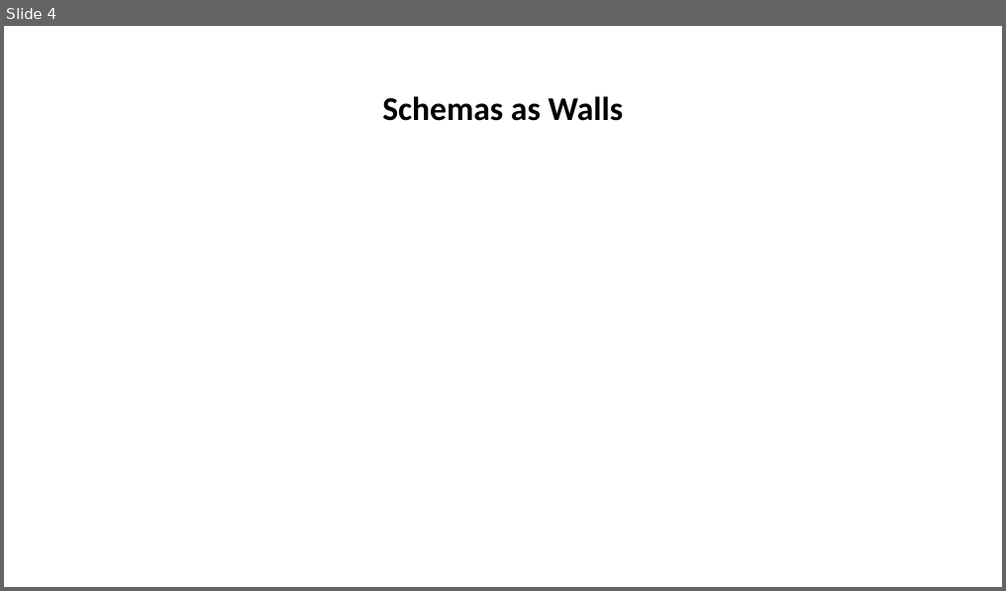
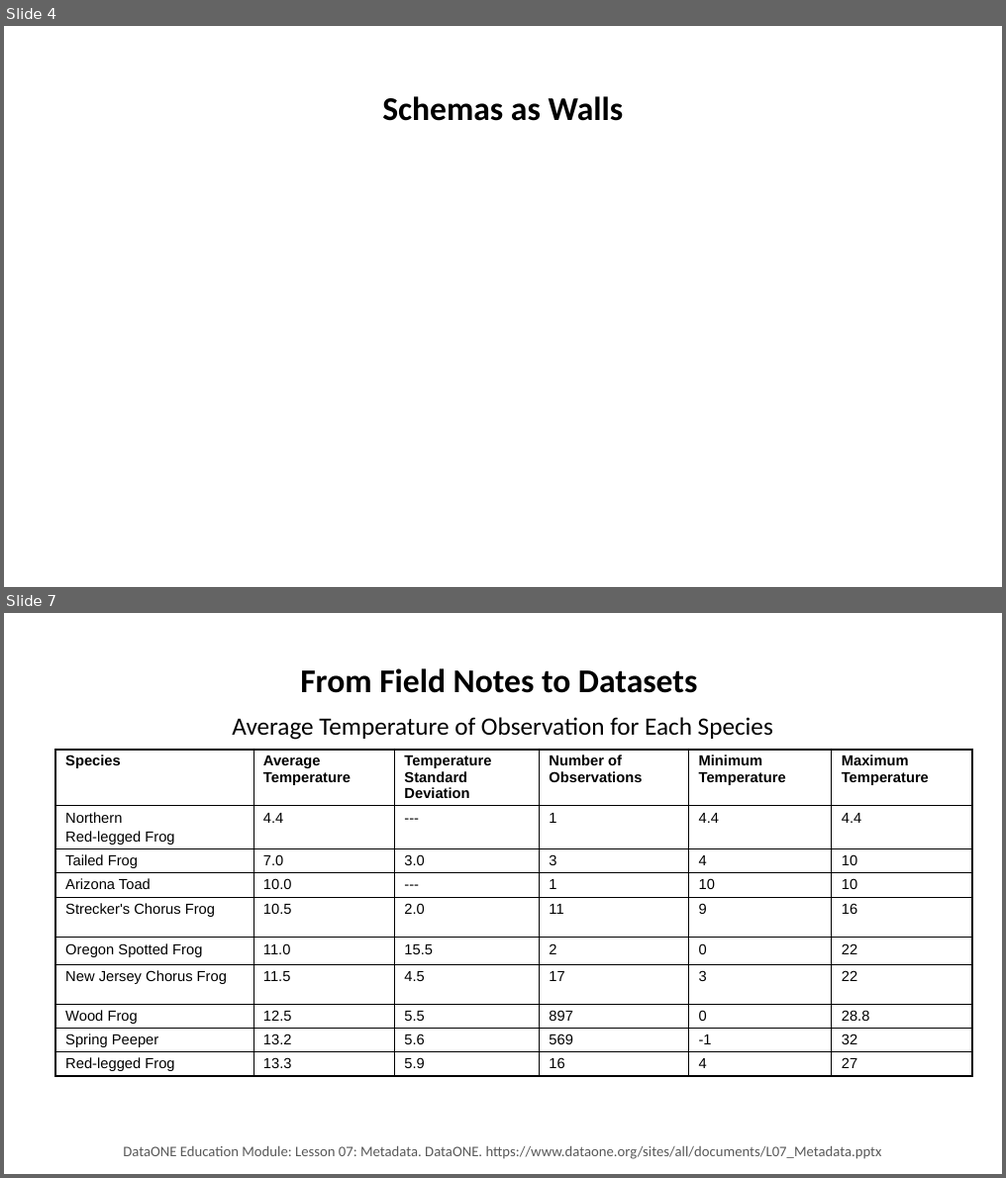
Before and after one commit to tibbben/teaching.data.literacy, a slide deck: UM_DataManagementClass/Lessons/08/08_FirstMeeting.pptx. Shown one above the other, each under a label of ours: slide 4 before the commit, slides 4 and 7 after it; the slides between them are not shown. The pictures are 1006x591 and 1006x1178 pixels, drawn with LibreOffice and Linux fonts; fonts in the diff are those of the drawing. Boxes give left, top, right and bottom in pixels: in the first picture for what was removed or moved away, otherwise in the second. Text is boxed around its words. In the diff, an @@ line names an element or a change of style, - is before the commit and + after.

Commit message:
Lesson 8 developemnt

```diff
--- a/UM_DataManagementClass/Lessons/08/08_FirstMeeting.pptx
+++ b/UM_DataManagementClass/Lessons/08/08_FirstMeeting.pptx
@@ slide 7 added at (4, 613, 1002, 1174), background #FFFFFF @@
@@ title added at (300, 668, 697, 693), 32 pt, text #000000, bold @@
+From Field Notes to Datasets
@@ text added at (232, 717, 773, 740), 24 pt, text #000000 @@
+Average Temperature of Observation for Each Species
@@ table added at (55, 750, 973, 1086), 10 rows, 6 columns @@
+Species | Average Temperature | Temperature Standard Deviation | Number of Observations | Minimum Temperature | Maximum Temperature
+Northern / Red-legged Frog | 4.4 | --- | 1 | 4.4 | 4.4
+Tailed Frog | 7.0 | 3.0 | 3 | 4 | 10
+Arizona Toad | 10.0 | --- | 1 | 10 | 10
+Strecker's Chorus Frog | 10.5 | 2.0 | 11 | 9 | 16
+Oregon Spotted Frog | 11.0 | 15.5 | 2 | 0 | 22
+New Jersey Chorus Frog | 11.5 | 4.5 | 17 | 3 | 22
+Wood Frog | 12.5 | 5.5 | 897 | 0 | 28.8
+Spring Peeper | 13.2 | 5.6 | 569 | -1 | 32
+Red-legged Frog | 13.3 | 5.9 | 16 | 4 | 27
@@ text added at (123, 1147, 882, 1159), 14 pt, text #595959 @@
+DataONE Education Module: Lesson 07: Metadata. DataONE. https://www.dataone.org/sites/all/documents/L07_Metadata.pptx
```
Also in this commit, not shown: 1 slide changed, 16 other slides added, 1 other file.
